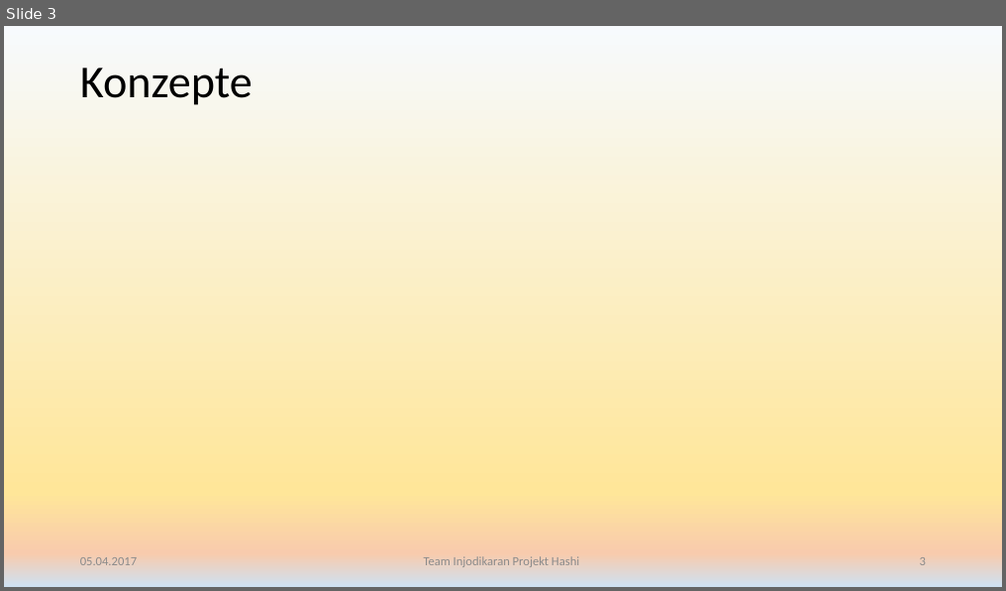
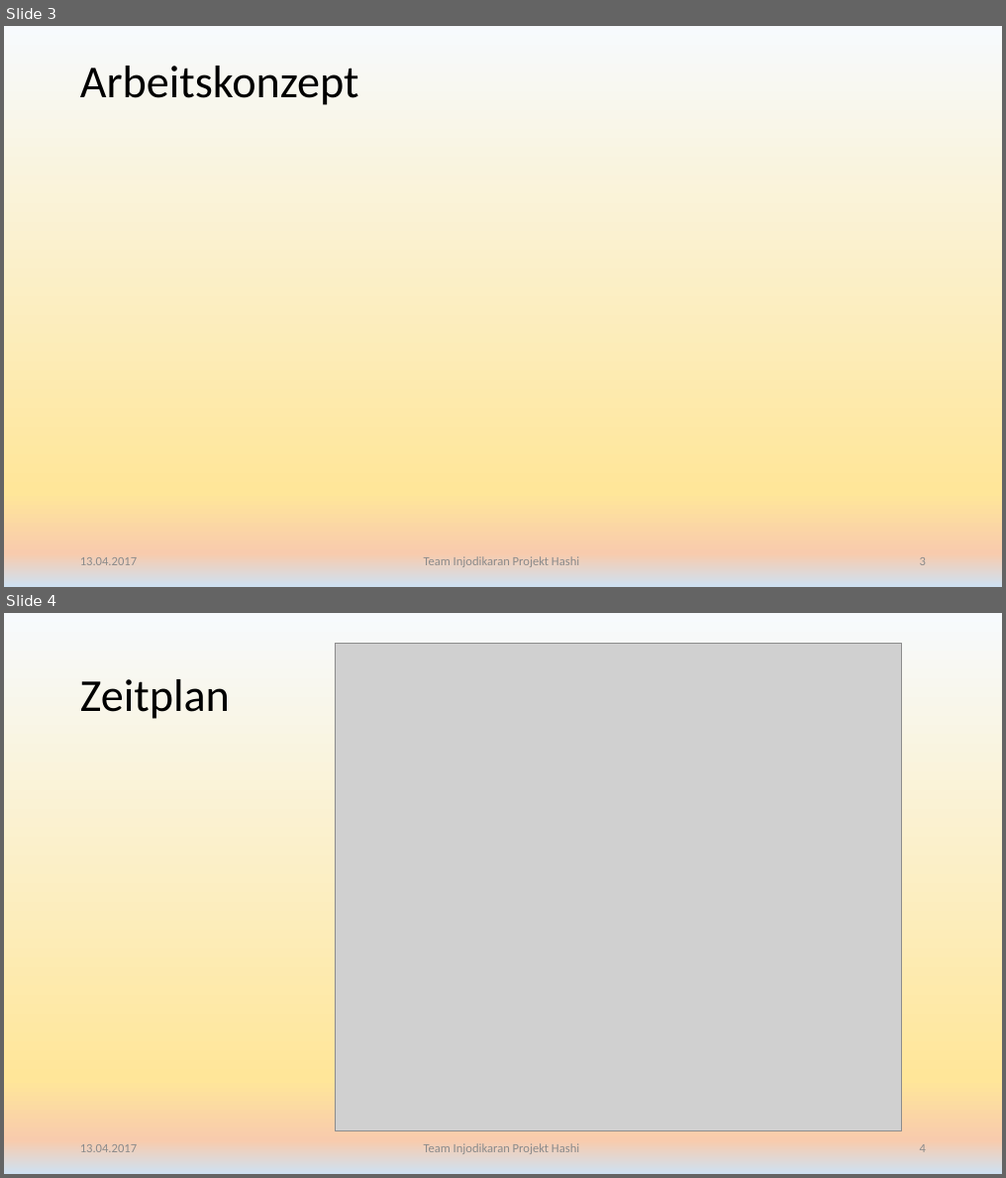
Before and after one commit to Injodikaran/AVR, a slide deck: Doku & Präsi/Präsentation Projekt Sudoku.pptx. Shown one above the other, each under a label of ours: slide 3 before the commit, slides 3 and 4 after it. The pictures are 1006x591 and 1006x1178 pixels, drawn with LibreOffice and Linux fonts; fonts in the diff are those of the drawing; grey boxes stand for pictures. Boxes give left, top, right and bottom in pixels: in the first picture for what was removed or moved away, otherwise in the second. Text is boxed around its words. In the diff, an @@ line names an element or a change of style, - is before the commit and + after.

```diff
--- a/Doku & Präsi/Präsentation Projekt Sudoku.pptx
+++ b/Doku & Präsi/Präsentation Projekt Sudoku.pptx
@@ slide 4 added at [4,613,1002,1174], background gradient #F7FAFD to #FFE699 to #F8CBAD to #CEE1F2 @@
@@ picture added at [335,643,902,1131] @@
@@ title added at [80,679,230,719], 44 pt, text #000000 @@
+Zeitplan
@@ text added at [80,1145,137,1153], 12 pt, text #8C8C8C @@
+13.04.2017
@@ text added at [424,1144,579,1155], 12 pt, text #8C8C8C @@
+Team Injodikaran Projekt Hashi
@@ page number added at [920,1145,926,1153], 12 pt, text #8C8C8C @@
+4
@@ slide 3 changed as well @@
@@ title at [80,66,359,105]: text changed @@
-Konzepte
+Arbeitskonzept
@@ text at [80,558,137,566]: text changed @@
-05.04.2017
+13.04.2017
```
Also in this commit, not shown: 9 other slides changed, 1 other slide added, 1 other file.
